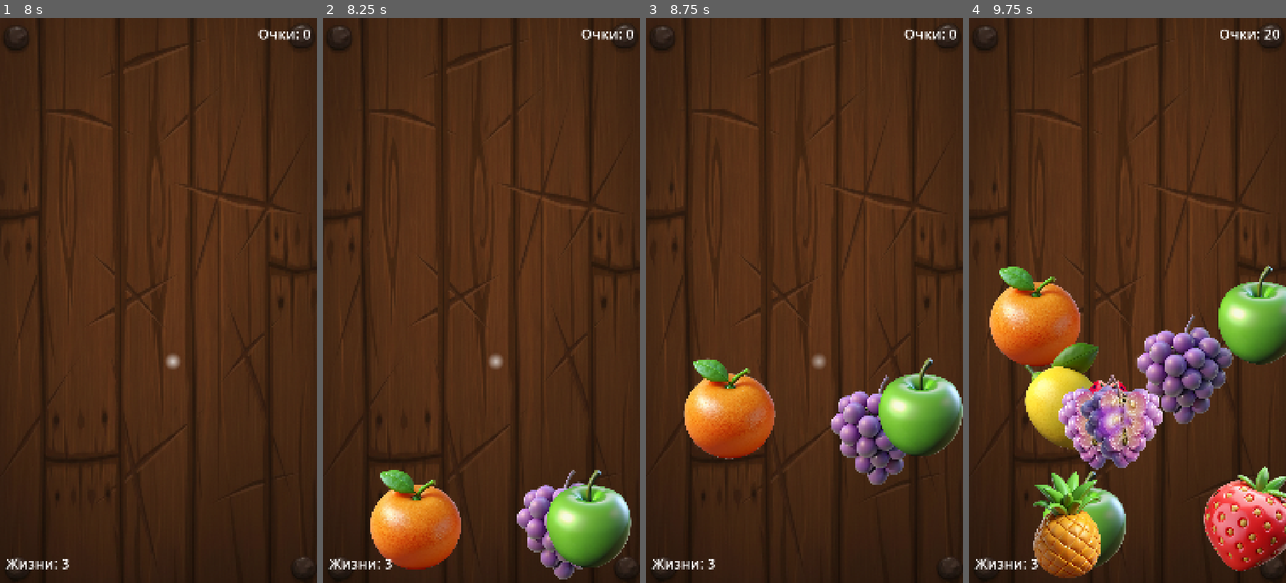
Above: before the commit, frames 1-4 (left to right).
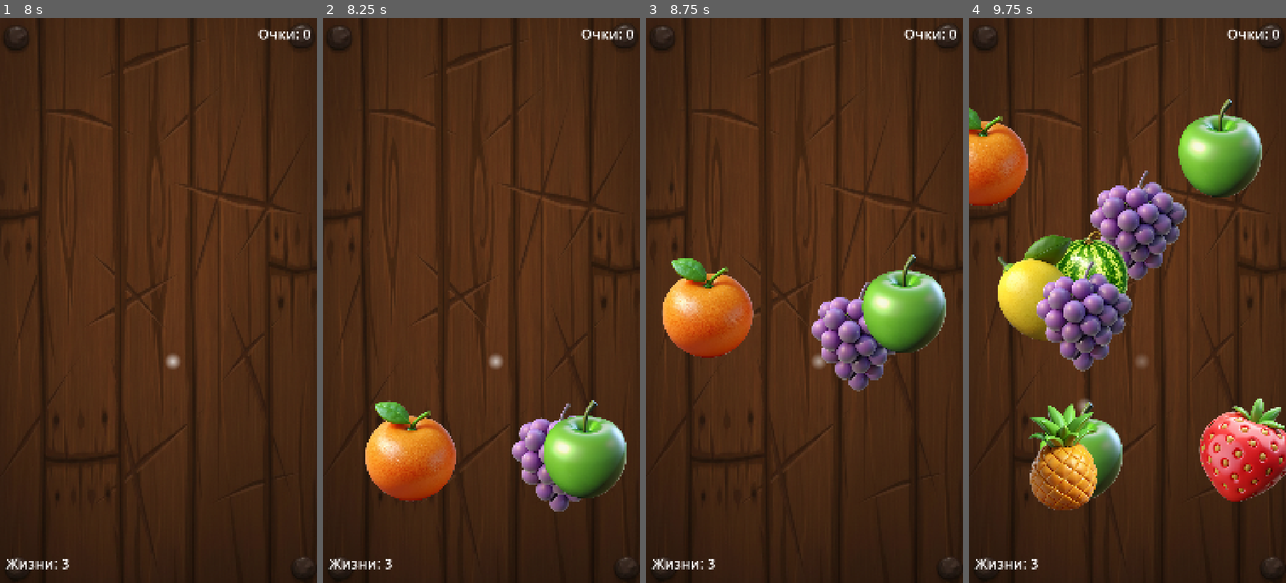
Above: after the commit, the same moments.

Repository: top-it-090304/F-S
Game: Godot game, scene res://start_screen.tscn
Two runs of this game, one before a commit and one after it. Both use one fixed random seed, a clock stepped at 60 frames per second and the inputs below.
Inputs (mouse positions are in pixels of both pictures, inside the frame that each line leads up to):
- Up to frame 1 (8 s): move the mouse to (228, 272) at 0.52 s; click (228, 272) at 0.67 s; drag from (95, 328) to (142, 413) at 1.27 s; move the mouse to (190, 176) at 2.02 s; click (190, 176) at 2.17 s; click "Играть" at 2.75 s; tap Enter at 3.5, 5.75, 7.25 s; drag from (142, 413) to (63, 215) at 3.52 s; tap Space at 4.25, 6.5 s; move the mouse to (253, 385) at 4.27 s; click (253, 385) at 4.42 s; drag from (63, 215) to (110, 159) at 5.02 s; move the mouse to (174, 300) at 5.77 s; click (174, 300) at 5.92 s; drag from (110, 159) to (95, 328) at 6.52 s; move the mouse to (228, 272) at 7.27 s; click (228, 272) at 7.42 s
- Up to frame 2 (8.25 s): drag from (418, 328) to (465, 413) at 8.02 s
- Up to frame 3 (8.75 s): no input
- Up to frame 4 (9.75 s): move the mouse to (1159, 176) at 8.77 s; click (1159, 176) at 8.92 s; drag from (1111, 413) to (1038, 323) at 9.52 s

Frame 1 is identical in both runs. In frame 2, 15% of the frame differs, in the area x 13-98%, y 67-100%; in frame 3, 18%; in frame 4, 41%, in the area x 0-100%, y 2-100%.

Commit message:
Changed game-logic

Diff:
--- a/fruit.gd
+++ b/fruit.gd
@@ -29,8 +29,8 @@
 
 	sprite.scale = Vector2(0.4, 0.4)
 
-	var angle = randf_range(-PI/2 - 0.12, -PI/2 + 0.12)
-	var speed = randf_range(820, 1050)
+	var angle = randf_range(-PI/1.9 - 0.12, -PI/1.9 + 0.12)
+	var speed = randf_range(1000, 1300)
 	velocity = Vector2(cos(angle), sin(angle)) * speed
 
 	gravity_scale = 0.55  # гравитация
--- a/game.gd
+++ b/game.gd
@@ -108,7 +108,7 @@
 
 	fruits.append(fruit)
 	game_area.add_child(fruit)
-	fruit.global_position = Vector2(x, 1850)
+	fruit.global_position = Vector2(x, 1650)
 
 func _touch_to_canvas(screen_pos: Vector2) -> Vector2:
 	var vp = get_viewport()
